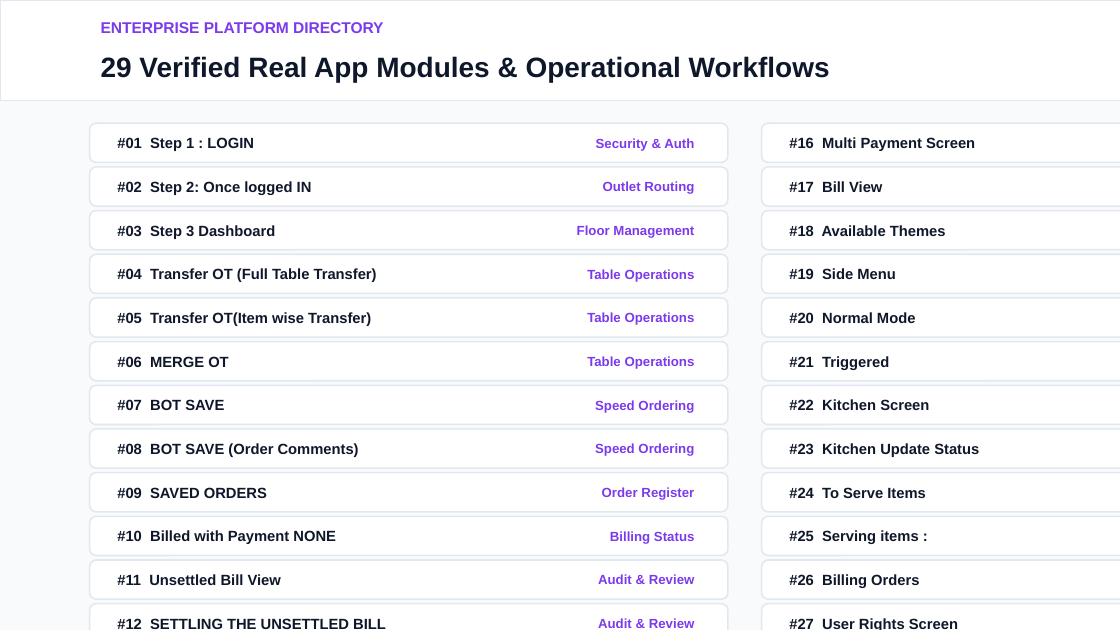
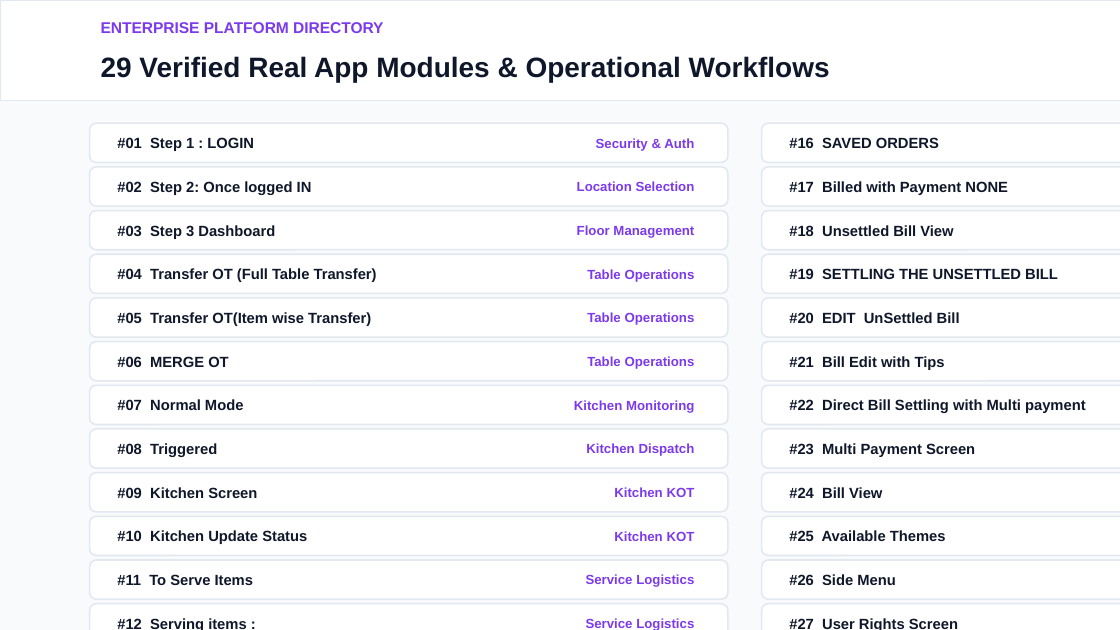
Before and after one commit to ajmalv-datamate/pos-ppt, a slide deck: slide 2 of PurpleKeys_POS_Executive_Presentation.pptx. Drawn at 1120x630 pixels with LibreOffice and Linux fonts; fonts in the diff are those of the drawing. Boxes give left, top, right and bottom in pixels: in the first picture for what was removed or moved away, otherwise in the second. Text is boxed around its words. In the diff, an @@ line names an element or a change of style, - is before the commit and + after.

```diff
--- a/PurpleKeys_POS_Executive_Presentation.pptx
+++ b/PurpleKeys_POS_Executive_Presentation.pptx
@@ text at [789, 137, 939, 148]: text changed @@
-#16 Multi Payment Screen
+#16 SAVED ORDERS
@@ text at [577, 181, 695, 191]: text changed @@
-Outlet Routing
+Location Selection
@@ text at [789, 181, 1008, 195]: text changed @@
-#17 Bill View
+#17 Billed with Payment NONE
@@ text at [789, 225, 953, 236]: text changed @@
-#18 Available Themes
+#18 Unsettled Bill View
@@ text at [789, 268, 1058, 279]: text changed @@
-#19 Side Menu
+#19 SETTLING THE UNSETTLED BILL
@@ text at [789, 312, 960, 323]: text changed @@
-#20 Normal Mode
+#20 EDIT UnSettled Bill
@@ text at [789, 356, 945, 370]: text changed @@
-#21 Triggered
+#21 Bill Edit with Tips
@@ text at [117, 399, 244, 410]: text changed @@
-#07 BOT SAVE
+#07 Normal Mode
@@ text at [574, 400, 694, 413]: text changed @@
-Speed Ordering
+Kitchen Monitoring
@@ text at [789, 399, 1086, 413]: text changed @@
-#22 Kitchen Screen
+#22 Direct Bill Settling with Multi payment
@@ text at [117, 443, 217, 457]: text changed @@
-#08 BOT SAVE (Order Comments)
+#08 Triggered
@@ text at [586, 443, 695, 456]: text changed @@
-Speed Ordering
+Kitchen Dispatch
@@ text at [789, 443, 975, 457]: text changed @@
-#23 Kitchen Update Status
+#23 Multi Payment Screen
@@ text at [117, 487, 257, 498]: text changed @@
-#09 SAVED ORDERS
+#09 Kitchen Screen
@@ text at [614, 487, 695, 497]: text changed @@
-Order Register
+Kitchen KOT
@@ text at [789, 487, 882, 498]: text changed @@
-#24 To Serve Items
+#24 Bill View
@@ text at [117, 530, 307, 544]: text changed @@
-#10 Billed with Payment NONE
+#10 Kitchen Update Status
@@ text at [614, 531, 695, 541]: text changed @@
-Billing Status
+Kitchen KOT
@@ text at [789, 530, 946, 541]: text changed @@
-#25 Serving items :
+#25 Available Themes
@@ text at [117, 574, 253, 585]: text changed @@
-#11 Unsettled Bill View
+#11 To Serve Items
@@ text at [586, 574, 694, 587]: text changed @@
-Audit & Review
+Service Logistics
@@ text at [789, 574, 895, 585]: text changed @@
-#26 Billing Orders
+#26 Side Menu
@@ text at [117, 618, 247, 630]: text changed @@
-#12 SETTLING THE UNSETTLED BILL
+#12 Serving items :
@@ text at [586, 618, 694, 630]: text changed @@
-Audit & Review
+Service Logistics
```
Also in this commit, not shown: 29 other slides changed, 3 other files.
